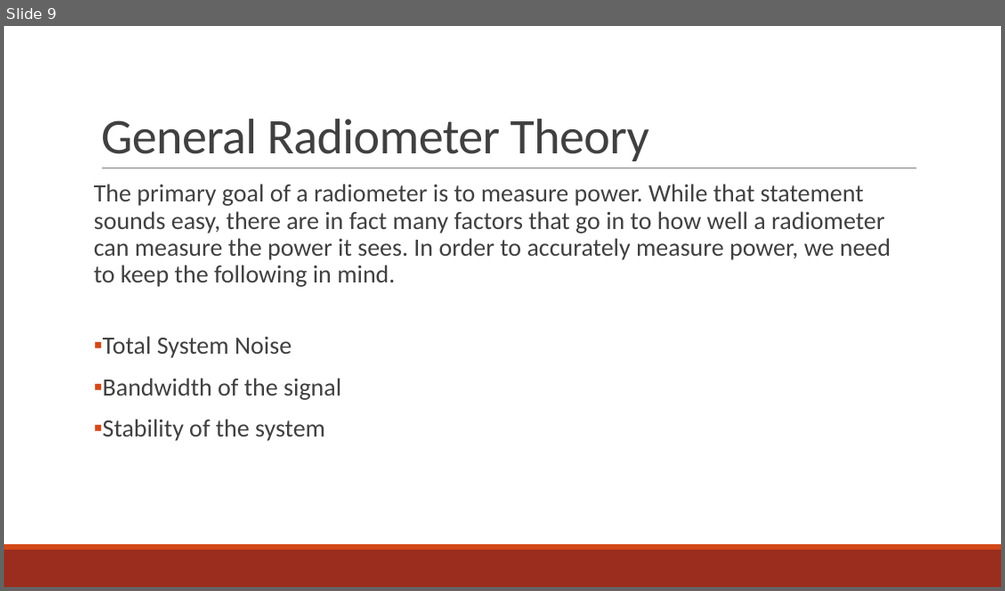
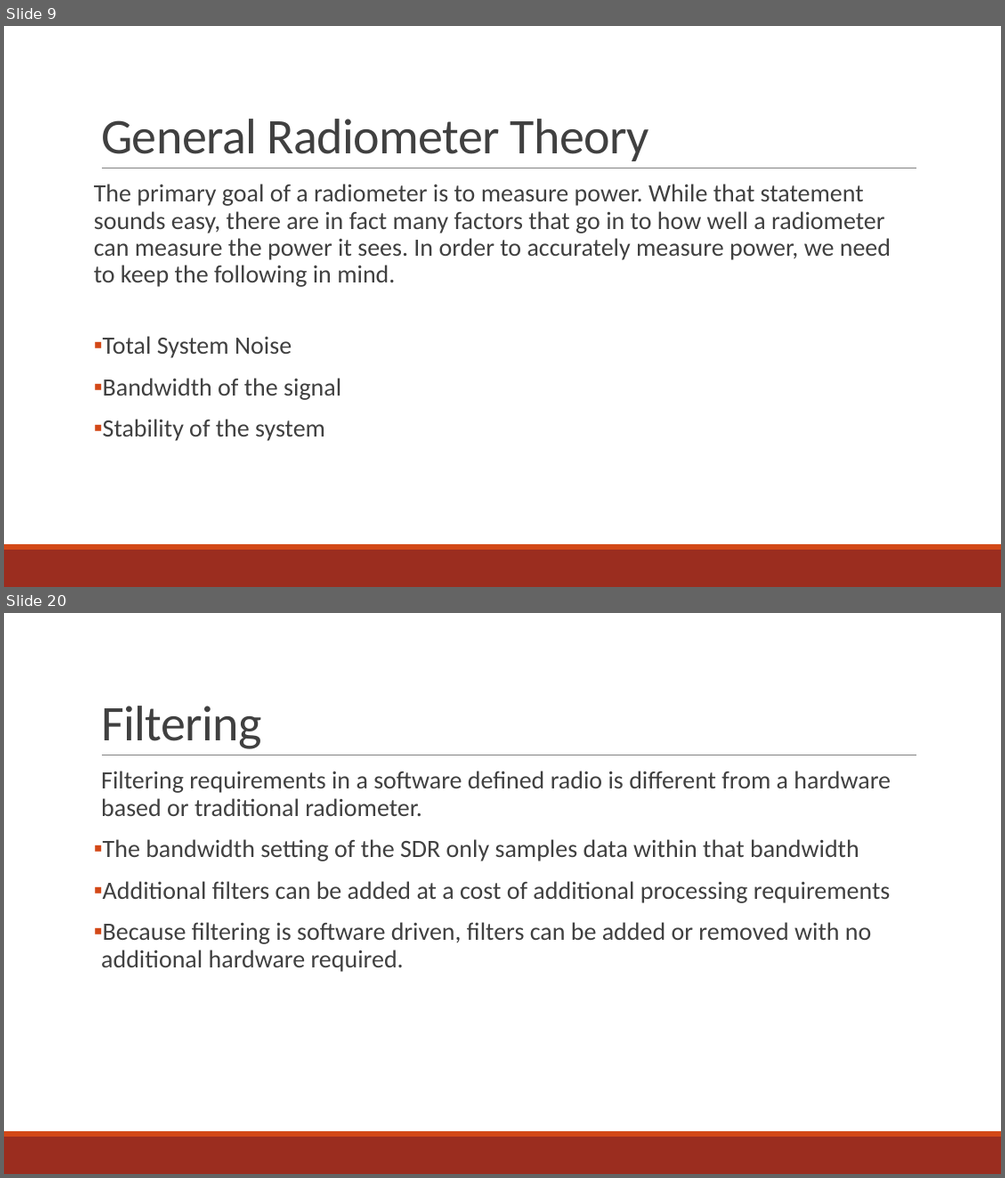
Before and after one commit to matgyver/Radiometer-SDR-Thesis, a slide deck: Presentation/Final Oral Presentation.pptx. Shown one above the other, each under a label of ours: slide 9 before the commit, slides 9 and 20 after it; the slides between them are not shown. The pictures are 1005x591 and 1005x1178 pixels, drawn with LibreOffice and Linux fonts; fonts in the diff are those of the drawing. Boxes give left, top, right and bottom in pixels: in the first picture for what was removed or moved away, otherwise in the second. Text is boxed around its words. In the diff, an @@ line names an element or a change of style, - is before the commit and + after.

```diff
--- a/Presentation/Final Oral Presentation.pptx
+++ b/Presentation/Final Oral Presentation.pptx
@@ slide 20 added at box(4, 613, 1001, 1174), background #FFFFFF; not listed: 3 template elements that a slide beside it also shows @@
@@ title added at box(101, 706, 262, 749), 48 pt, text #404040 @@
+Filtering
@@ text added at box(101, 771, 890, 972), 24 pt, text #404040 @@
+  Filtering requirements in a software defined radio is different from a hardware based or traditional radiometer.
+▪ The bandwidth setting of the SDR only samples data within that bandwidth
+▪ Additional filters can be added at a cost of additional processing requirements
+▪ Because filtering is software driven, filters can be added or removed with no additional hardware required.
```
Also in this commit, not shown: 1 slide changed, 9 other slides added, 1 other file.
